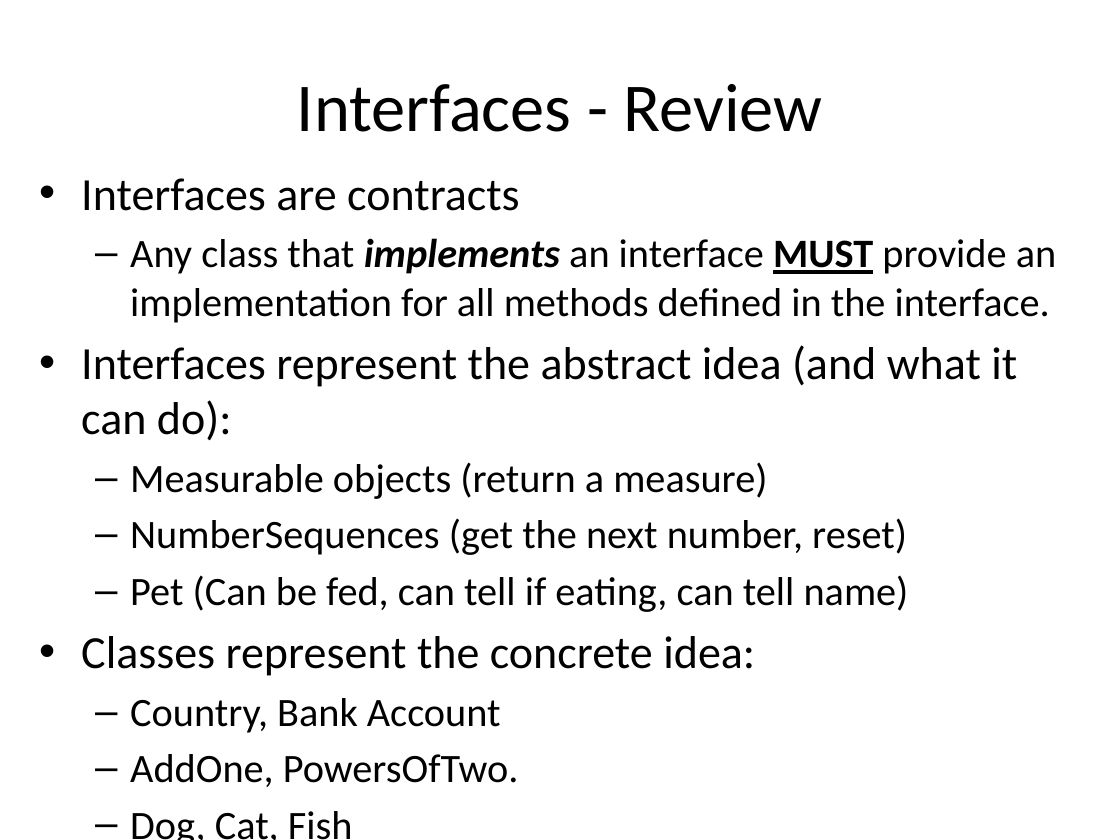
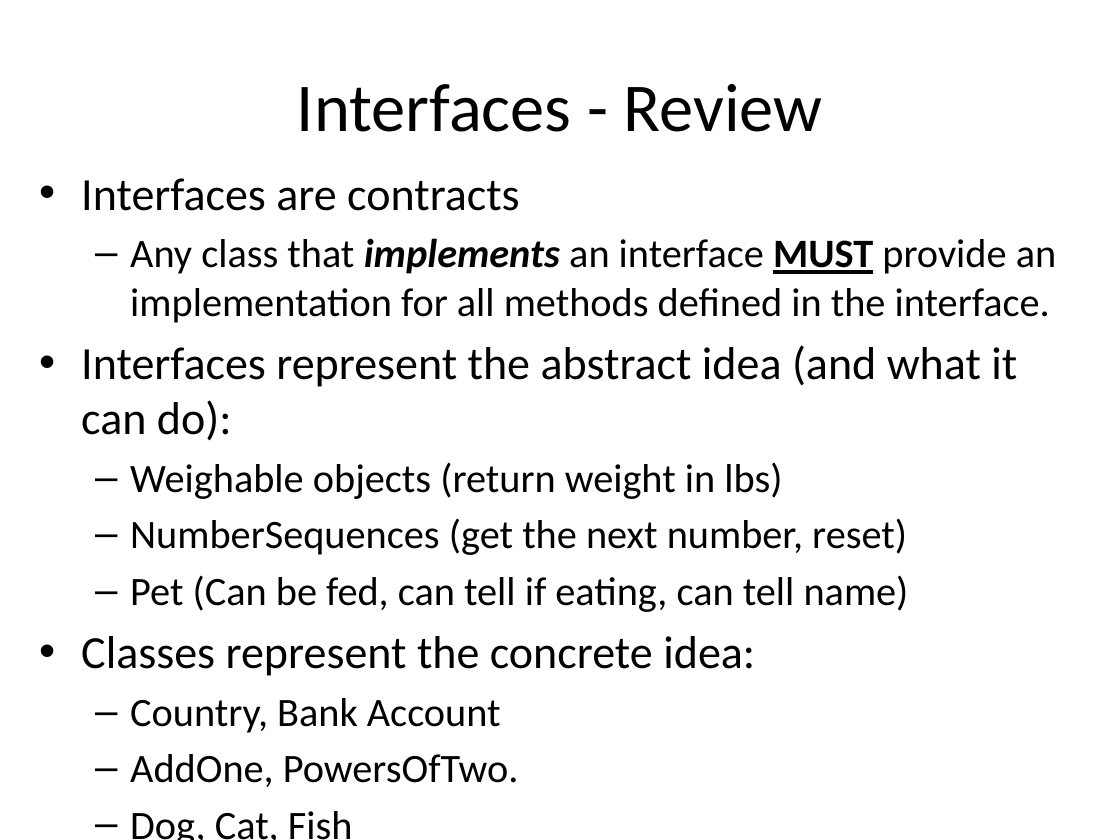
Before and after one commit to RHIT-CSSE/csse220, a slide deck: slide 2 of ClassMaterials/EventBasedProgramming/Slides/EventBasedProgramming.pptx. Drawn at 1120x840 pixels with LibreOffice and Linux fonts; fonts in the diff are those of the drawing. Boxes give left, top, right and bottom in pixels: in the first picture for what was removed or moved away, otherwise in the second. Text is boxed around its words. In the diff, an @@ line names an element or a change of style, - is before the commit and + after.

```diff
--- a/ClassMaterials/EventBasedProgramming/Slides/EventBasedProgramming.pptx
+++ b/ClassMaterials/EventBasedProgramming/Slides/EventBasedProgramming.pptx
@@ text at bbox=[130, 462, 782, 499]: text changed @@
-  – Measurable objects (return a measure)
+  – Weighable objects (return weight in lbs)
```
Also in this commit, not shown: 3 other slides changed, 4 other files.
